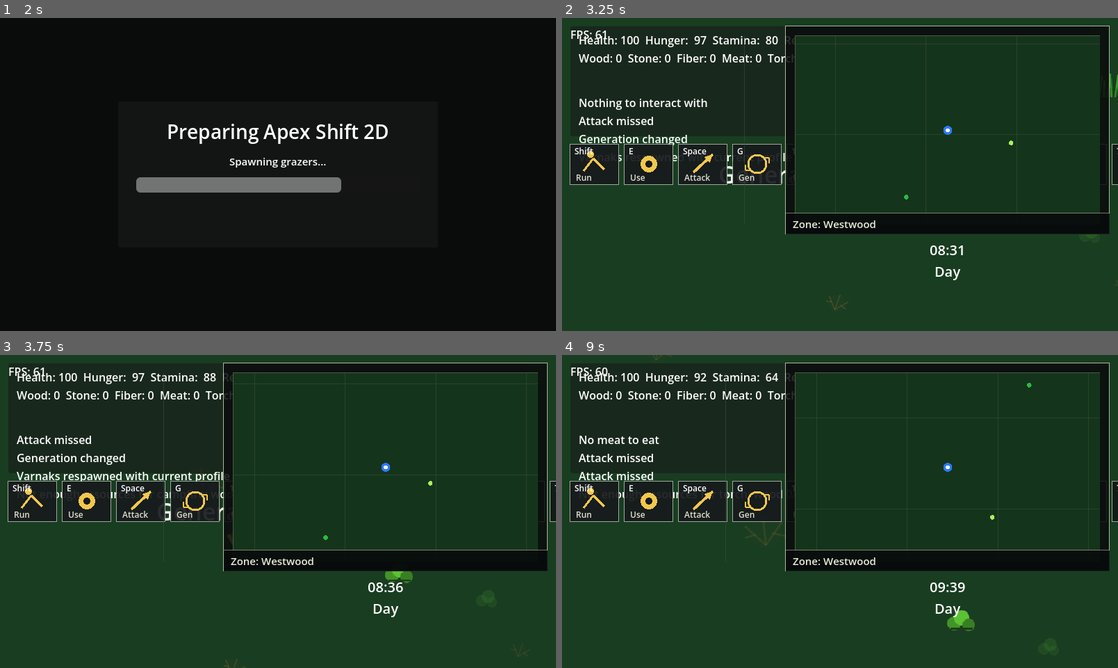
Above: before the commit, frames 1-4 (two rows, left to right).
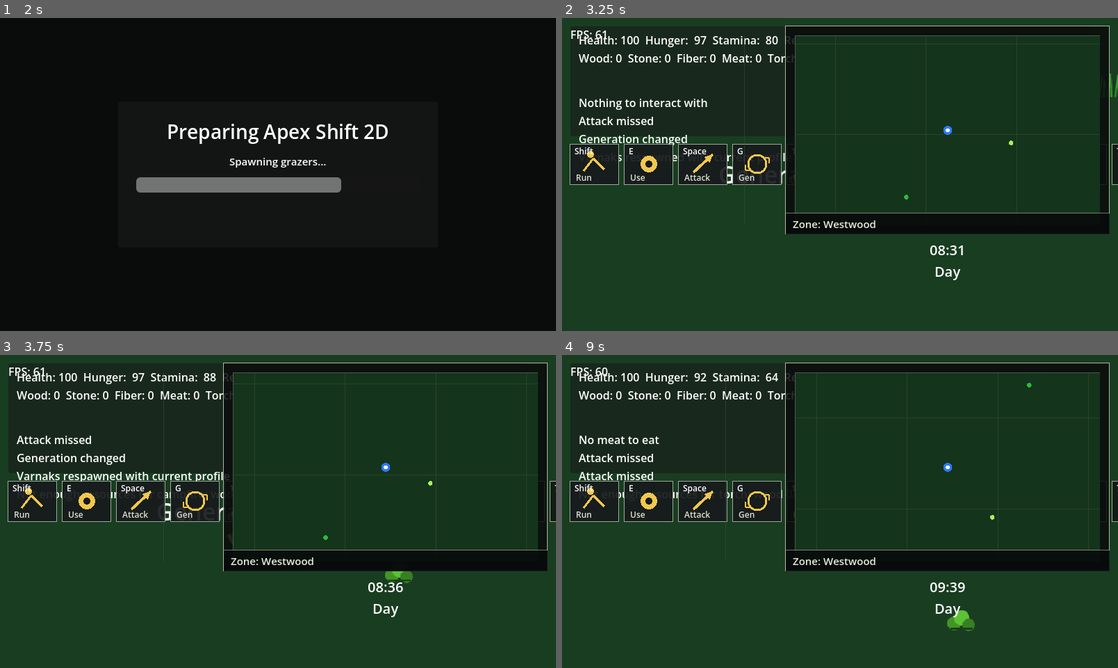
Above: after the commit, the same moments.

Repository: krisstoof/apex-shift-2d
Game: Godot game, scene res://scenes/ui/start_menu.tscn
Same seed, same stepped clock (60 frames per second), same inputs: the game is played once before the commit and once after it.
Inputs (mouse positions are in pixels of both pictures, inside the frame that each line leads up to):
- Up to frame 1 (2 s): click "New Game" at 0.5 s; tap Enter at 1.25 s; move the mouse to (400, 158) at 1.27 s; hold D (move_right) from 1.28 s (still down); hold Shift from 1.28 s (still down); click (400, 158) at 1.42 s; tap Space at 1.52 s
- Up to frame 2 (3.25 s): move the mouse to (728, 190) at 2.02 s; release D (move_right) at 2.03 s; release Shift at 2.03 s; hold S (move_down) 2.03-2.78 s; tap E at 2.1 s; tap Space at 2.27 s; move the mouse to (895, 105) at 2.77 s; hold D (move_right) from 2.78 s (still down); tap G at 2.85 s
- Up to frame 3 (3.75 s): move the mouse to (250, 574) at 3.52 s; release D (move_right) at 3.53 s; hold W (move_up) from 3.53 s (still down); tap 1 at 3.6 s; click (250, 574) at 3.67 s
- Up to frame 4 (9 s): tap Space at 3.77, 4.52, 5.27, 5.75, 6.77, 7.52, 8.27 s; move the mouse to (1006, 558) at 4.27 s; release W (move_up) at 4.28 s; hold A (move_left) 4.28-5.78 s; tap 2 at 4.35 s; move the mouse to (673, 464) at 5.02 s; tap 3 at 5.1 s; move the mouse to (867, 511) at 5.77 s; hold S (move_down) 5.78-6.53 s; tap 4 at 5.85 s; click (867, 511) at 5.92 s; tap Enter at 6.5 s; move the mouse to (756, 433) at 6.52 s; hold D (move_right) 6.53-7.28 s; tap 5 at 6.6 s; move the mouse to (962, 495) at 7.27 s; hold W (move_up) 7.28-8.03 s; tap 6 at 7.35 s; move the mouse to (728, 527) at 8.02 s; hold D (move_right) 8.03-8.78 s; tap 7 at 8.1 s; click (728, 527) at 8.17 s; move the mouse to (895, 442) at 8.77 s; hold S (move_down) from 8.78 s (still down); tap 8 at 8.85 s

Frame 1 is identical in both runs. In frame 2, less than 0.1% of the frame differs, in the area x 47-97%, y 69-94%; in frame 3, less than 0.1%; in frame 4, less than 0.1%.

Commit message:
performance/#150 Use cached biome blend texture instead of expensive biome accent drawing

Diff:
--- a/scripts/systems/graphics_settings.gd
+++ b/scripts/systems/graphics_settings.gd
@@ -1,4 +1,5 @@
 extends Node
+class_name GraphicsSettingsConfig
 
 const SETTINGS_PATH := "user://settings.json"
 const RESOLUTIONS: Array[Vector2i] = [
@@ -14,6 +15,17 @@
 var resolution_index := 0
 var display_mode_index := 0
 var _apply_serial := 0
+
+var low_end_rendering: bool = true
+
+func is_low_end_rendering_enabled() -> bool:
+	return low_end_rendering
+
+func get_default_biome_textures_enabled() -> bool:
+	return not low_end_rendering
+
+func get_default_landmark_debug_overlay_enabled() -> bool:
+	return false
 
 
 func _ready() -> void:
@@ -48,15 +60,18 @@
 	var config := ConfigFile.new()
 	resolution_index = 0
 	display_mode_index = DISPLAY_MODE_WINDOWED
+	low_end_rendering = true
 	if config.load(SETTINGS_PATH) == OK:
 		resolution_index = int(clamp(int(config.get_value("graphics", "resolution_index", resolution_index)), 0, RESOLUTIONS.size() - 1))
 		display_mode_index = int(clamp(int(config.get_value("graphics", "display_mode_index", display_mode_index)), 0, 2))
+		low_end_rendering = bool(config.get_value("graphics", "low_end_rendering", low_end_rendering))
 
 
 func save_settings() -> void:
 	var config := ConfigFile.new()
 	config.set_value("graphics", "resolution_index", resolution_index)
 	config.set_value("graphics", "display_mode_index", display_mode_index)
+	config.set_value("graphics", "low_end_rendering", low_end_rendering)
 	config.save(SETTINGS_PATH)
 
 
--- a/scripts/world/world.gd
+++ b/scripts/world/world.gd
@@ -1,4 +1,5 @@
 extends Node2D
+class_name World
 
 const RESOURCE_SCENE := preload("res://scenes/world/resource_node.tscn")
 const VARNAK_SCENE := preload("res://scenes/creatures/varnak.tscn")
@@ -113,8 +114,9 @@
 var biome_terrain_accent_cache: Dictionary = {}
 var pending_biome_terrain_accent_biomes: Array[Dictionary] = []
 var biome_terrain_accent_cache_build_running := false
-var debug_landmark_overlay_enabled := false
-var biome_textures_enabled := true
+var debug_landmark_overlay_enabled: bool = false
+var biome_textures_enabled: bool = false
+var graphics_settings: GraphicsSettings = GraphicsSettings
 var group_nodes_cache: Dictionary = {}
 var group_nodes_cache_timestamps: Dictionary = {}
 var pending_biome_vegetation_syncs: Dictionary = {}
@@ -135,6 +137,8 @@
 signal world_boot_stage_changed(stage_message: String, progress: float)
 
 func _ready() -> void:
+	biome_textures_enabled = graphics_settings.get_default_biome_textures_enabled()
+	debug_landmark_overlay_enabled = graphics_settings.get_default_landmark_debug_overlay_enabled()
 	texture_filter = CanvasItem.TEXTURE_FILTER_NEAREST
 	_ensure_biome_blend_background()
 	_ensure_night_overlay_polygon()
@@ -2235,7 +2239,11 @@
 
 
 func _draw_biomes() -> void:
-	if is_instance_valid(biome_blend_background):
+	if biome_textures_enabled:
+		_sync_biome_blend_background()
+		if biome_blend_background.visible:
+			return
+	elif is_instance_valid(biome_blend_background):
 		biome_blend_background.visible = false
 	for biome_value in WORLD_CONFIG.get_biome_zones():
 		var biome := Dictionary(biome_value)
